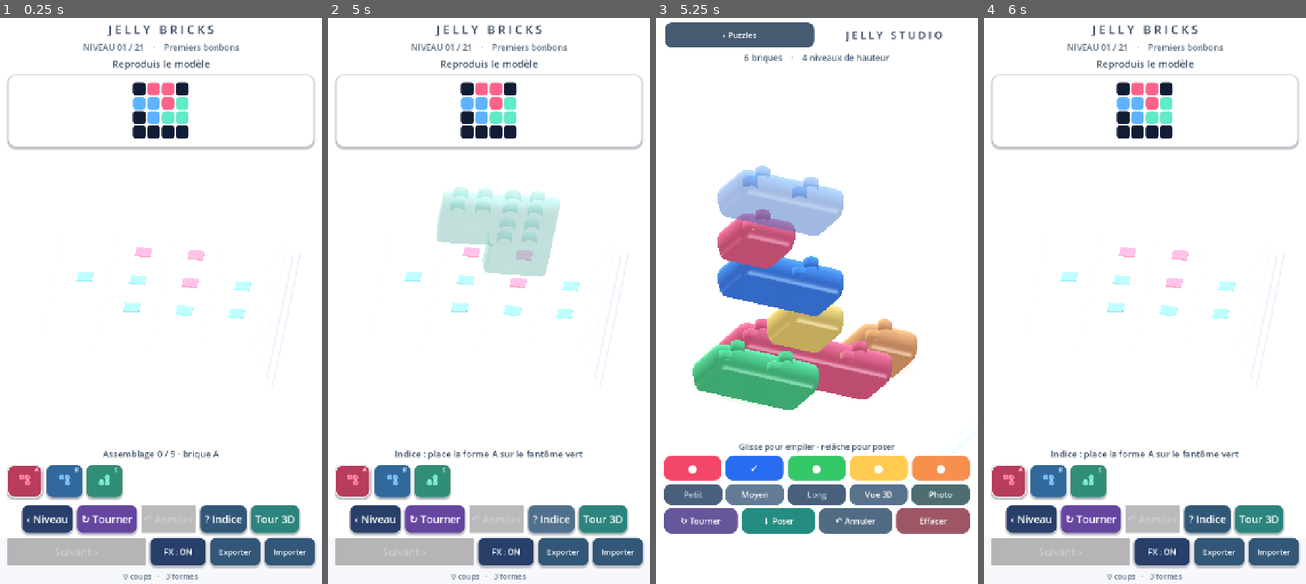
Above: before the commit, frames 1-4 (left to right).
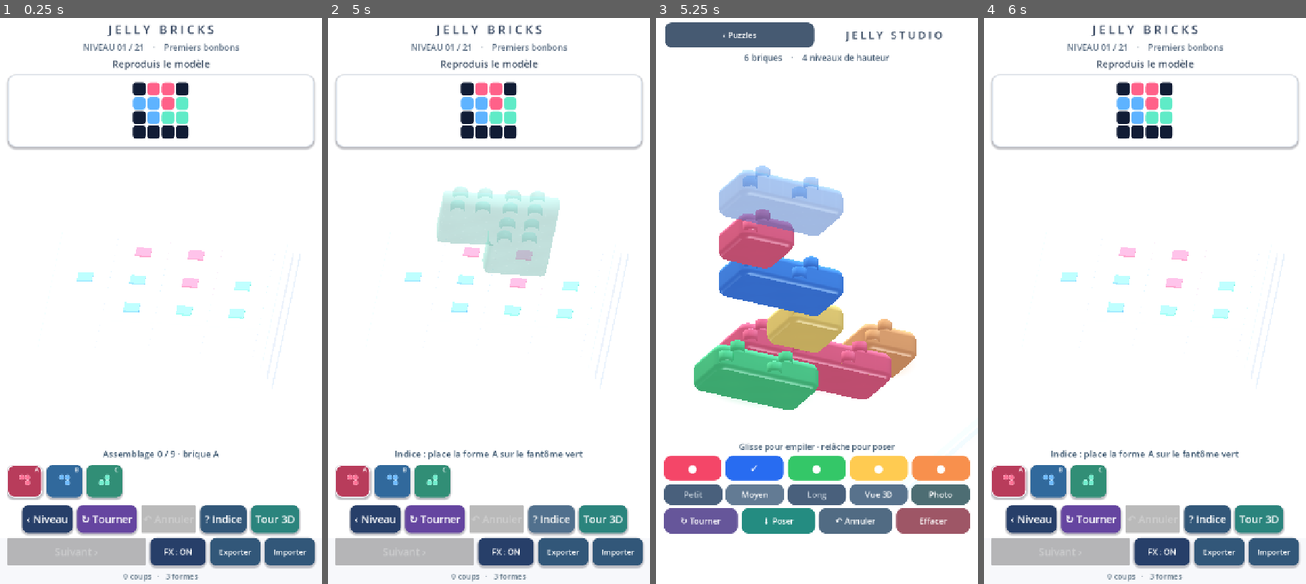
Above: after the commit, the same moments.

Repository: dbrckk/Jelly-bricks
Game: Godot game, scene res://scenes/main.tscn
The game is run twice, just before and just after one commit, with the same random seed, the same clock (stepped at 60 frames per second) and the same inputs.
Inputs (mouse positions are in pixels of both pictures, inside the frame that each line leads up to):
- Up to frame 1 (0.25 s): no input
- Up to frame 2 (5 s): click (353, 482) at 0.52 s; click (392, 482) at 1.27 s; click (431, 482) at 2.02 s; click "‹ Niveau" at 2.75 s; click "↻ Tourner" at 3.5 s; click "? Indice" at 4.25 s
- Up to frame 3 (5.25 s): click "Tour 3D" at 5 s
- Up to frame 4 (6 s): click "‹ Puzzles" at 5.75 s

Frames 1-2 are identical in both runs. In frame 3, 0.8% of the frame differs, in the area x 11-82%, y 26-66%; in frame 4, nothing differs.

Commit message:
mesh(native): genuine vertical Jelly sidewalls and tight molded fillets, puzzle rings unchanged

Diff:
--- a/native-godot/scripts/gel_mesh.gd
+++ b/native-godot/scripts/gel_mesh.gd
@@ -254,7 +254,12 @@
 # The reference has softly beveled building bricks, not ballooned soap
 # capsules. Keep the puzzles' independent ring profile entirely unchanged.
 const STUDIO_CORNER_RADIUS := 0.130
-const STUDIO_RING_OFFSETS := [0.0, 0.025, 0.055, 0.080, 0.076, 0.044, 0.0]
+# The photographed reference uses a *flat vertical Jelly sidewall* between
+# small top/bottom fillets. Previous ring bands formed a continuously bulged
+# candy capsule. The puzzle generator keeps its original independent rings.
+const STUDIO_RING_HEIGHTS := [TOP, 0.538, 0.497, 0.435, 0.165, 0.105, BASE]
+const STUDIO_RING_OFFSETS := [0.0, 0.018, 0.049, 0.064, 0.064, 0.038, 0.0]
+const STUDIO_RING_VERTICALS := [1.0, 0.89, 0.50, 0.0, 0.0, -0.50, -0.86]
 const STUDIO_CORNER_STEPS := 7
 
 static func build_studio(cell_count: int, turns: int) -> ArrayMesh:
@@ -270,13 +275,13 @@
     ]
     var rings: Array = []
     var normals: Array = []
-    for band in range(RING_HEIGHTS.size()):
+    for band in range(STUDIO_RING_HEIGHTS.size()):
         var ring: Array[Vector3] = []
         var ring_normals: Array[Vector3] = []
-        # Shallower studio bulge: broad flat faces and round but crisp
-        # bevels match soft toy bricks rather than inflated capsules.
+        # Two identical radial offsets + zero vertical normals create
+        # an actual long straight face between bands 3 and 4.
         var r: float = radius + STUDIO_RING_OFFSETS[band]
-        var vertical: float = RING_VERTICALS[band]
+        var vertical: float = STUDIO_RING_VERTICALS[band]
         var horizontal: float = sqrt(maxf(0.0, 1.0 - vertical * vertical))
         for corner in range(4):
             for step in range(STUDIO_CORNER_STEPS + 1):
@@ -286,7 +291,7 @@
                 var center: Vector2 = centers[corner]
                 ring.append(Vector3(
                     center.x + direction.x * r,
-                    RING_HEIGHTS[band],
+                    STUDIO_RING_HEIGHTS[band],
                     center.y + direction.y * r))
                 ring_normals.append(Vector3(direction.x * horizontal,
                     vertical, direction.y * horizontal).normalized())
